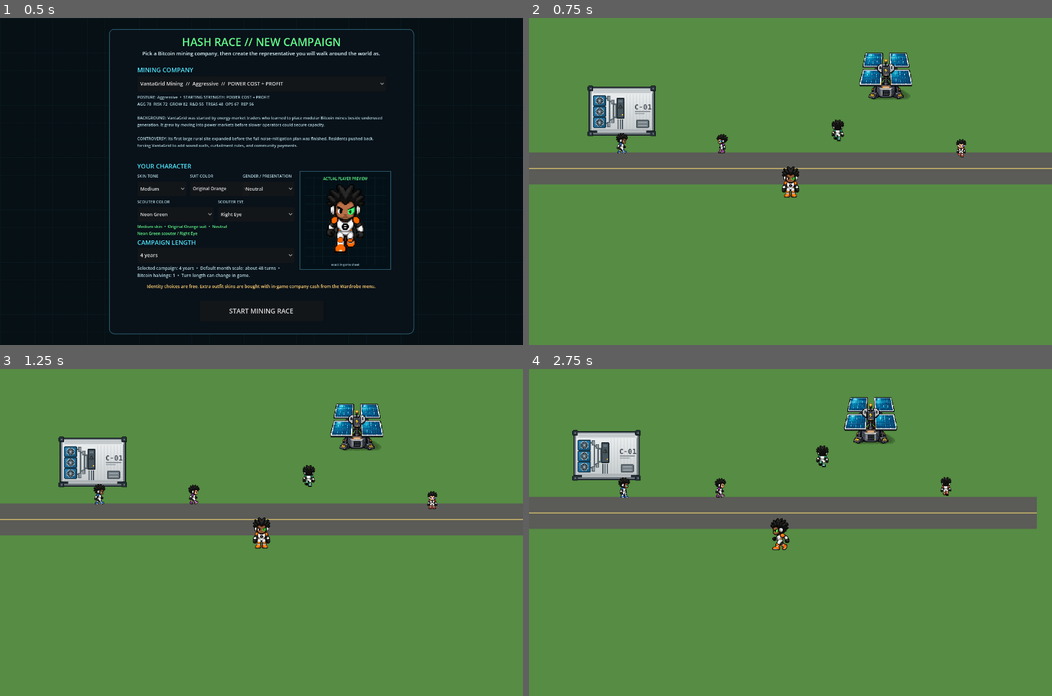
Above: before the commit, frames 1-4 (two rows, left to right).
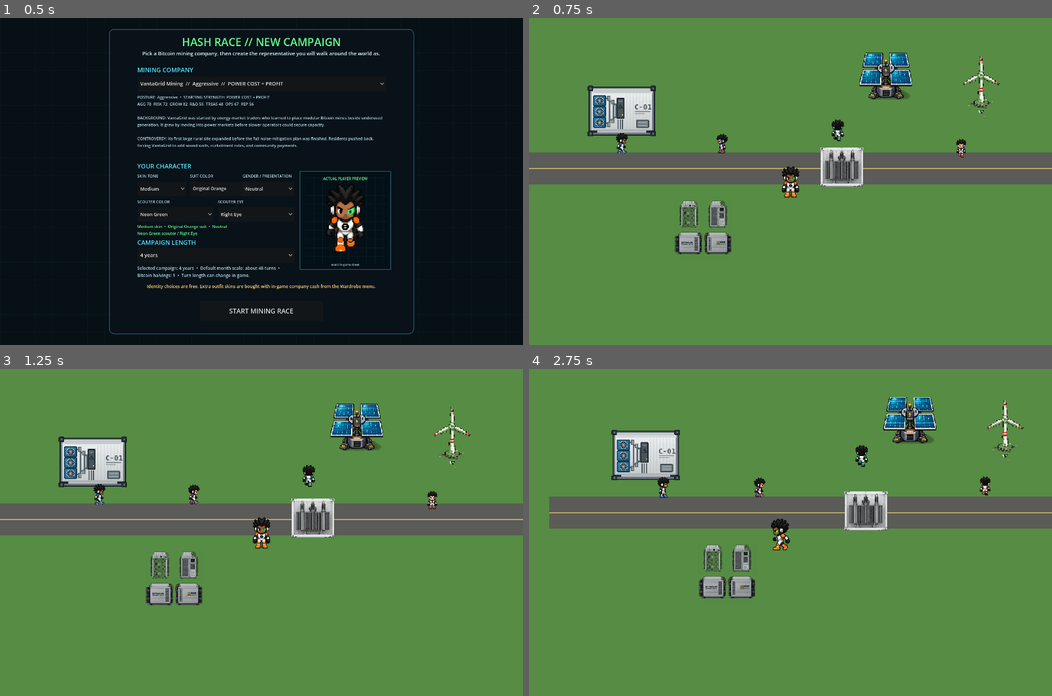
Above: after the commit, the same moments.

Repository: 1freetech/HashRace
Game: Godot game, scene res://scenes/campaign_setup.tscn
Same seed, same stepped clock (60 frames per second), same inputs: the game is played once before the commit and once after it.
Inputs (mouse positions are in pixels of both pictures, inside the frame that each line leads up to):
- Up to frame 1 (0.5 s): no input
- Up to frame 2 (0.75 s): click "START MINING RACE" at 0.5 s
- Up to frame 3 (1.25 s): no input
- Up to frame 4 (2.75 s): tap Enter (ui_accept) at 1.25, 1.52 s; move the mouse to (905, 516) at 1.27 s; hold D (move_right) 1.28-2 s; tap E at 1.35 s; click (905, 516) at 1.42 s; drag from (685, 548) to (764, 597) at 2.02 s

Frame 1 is identical in both runs. In frame 2, 2.2% of the frame differs, in the area x 27-90%, y 11-73%; in frame 3, 2.2%; in frame 4, 9.2%, in the area x 0-100%, y 8-71%.
Error before the commit: Invalid access to property or key 'transformer' on a base object of type 'Dictionary'. (res://scripts/world.gd:205)

Commit message:
Fix CAMPUS transformer key after malformed comment

Diff:
--- a/Godot/scripts/world.gd
+++ b/Godot/scripts/world.gd
@@ -40,7 +40,10 @@
     # stretching it across the old oversized house footprint.
     "container": Rect2(340, 380, 192, 153),
     "solar": Rect2(1080, 270, 176, 176),
-    # Screenshot-backed scale repair: keep the validated transformer binary and\n    # aspect-fit/Y-sort/collision path, but reduce its live footprint so it no\n    # longer dominates the nearby player and ASIC equipment.\n    "transformer": Rect2(982, 556, 120, 108),
+    # Screenshot-backed scale repair: keep the validated transformer binary and
+    # aspect-fit/Y-sort/collision path, but reduce its live footprint so it no
+    # longer dominates the nearby player and ASIC equipment.
+    "transformer": Rect2(982, 556, 120, 108),
     "asic": Rect2(580, 700, 160, 160),
     "wind": Rect2(1330, 300, 176, 176)
 }
